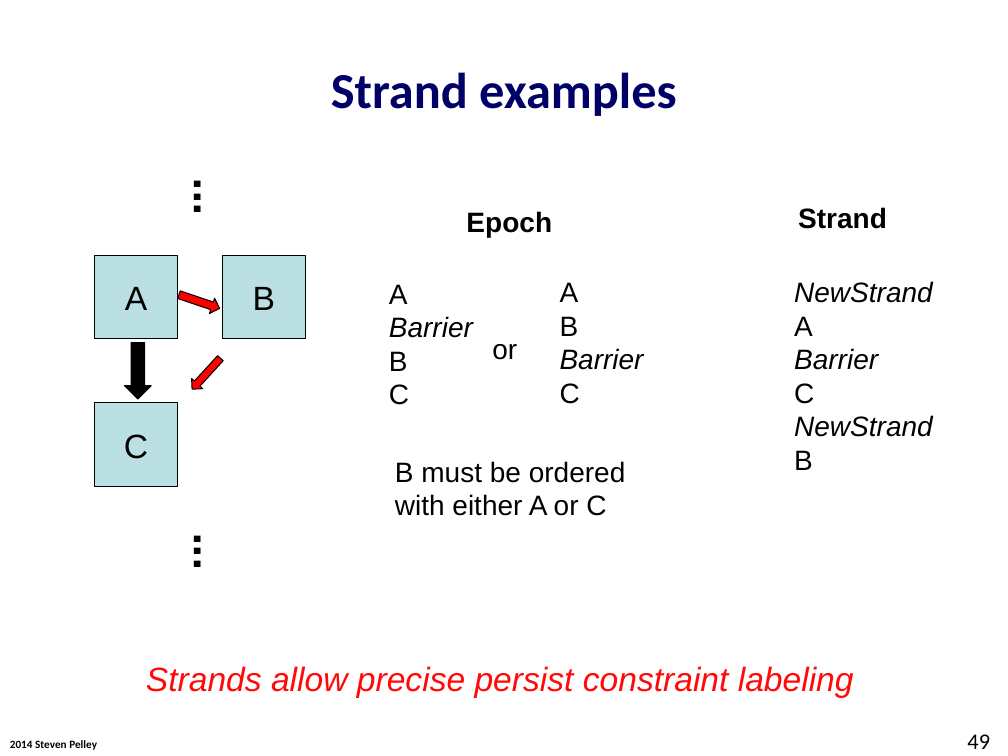
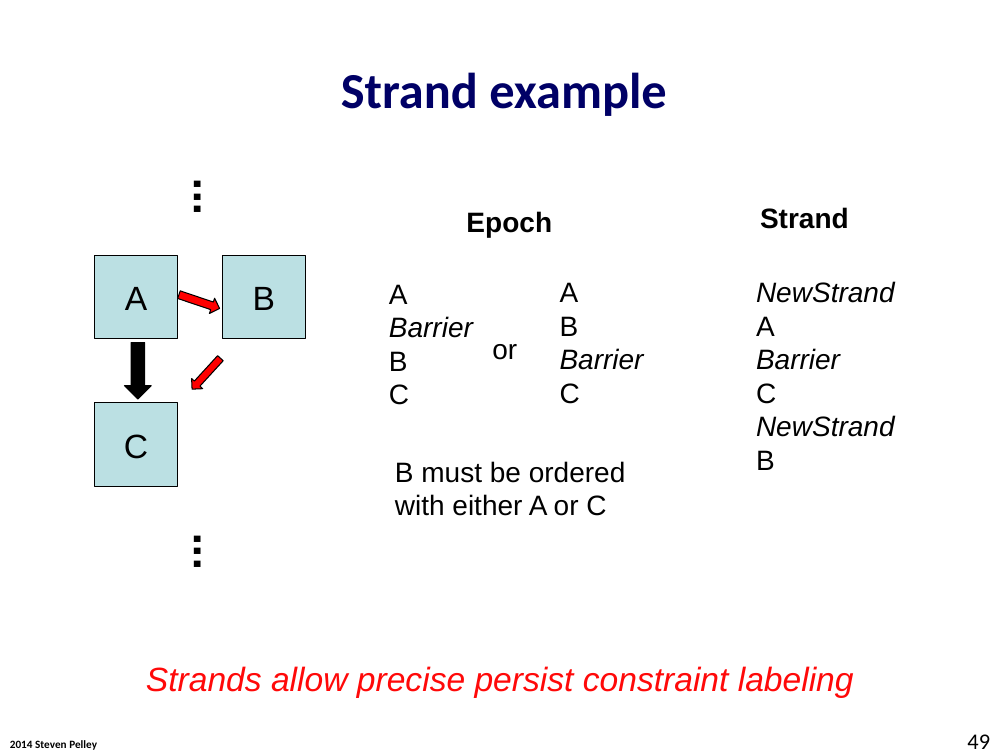
Before and after one commit to Abulila/dissertation, a slide deck: slide 49 of proposal/defense.pptx. Drawn at 1008x756 pixels with LibreOffice and Linux fonts; fonts in the diff are those of the drawing; background and template pictures are left out. Boxes give left, top, right and bottom in pixels: in the first picture for what was removed or moved away, otherwise in the second. Text is boxed around its words. In the diff, an @@ line names an element or a change of style, - is before the commit and + after.

```diff
--- a/proposal/defense.pptx
+++ b/proposal/defense.pptx
@@ title at bbox=[341, 72, 666, 116]: text changed @@
-Strand examples
+Strand example
@@ text "Strand": place and size @@
-text "Strand" at bbox=[798, 207, 887, 229]
+text "Strand" at bbox=[760, 207, 849, 229]
@@ text "NewStrand": place and size @@
-text "NewStrand" at bbox=[794, 281, 933, 470]
+text "NewStrand" at bbox=[756, 281, 895, 470]
```
Also in this commit, not shown: 5 other slides changed, 1 slide added, 1 slide removed.
